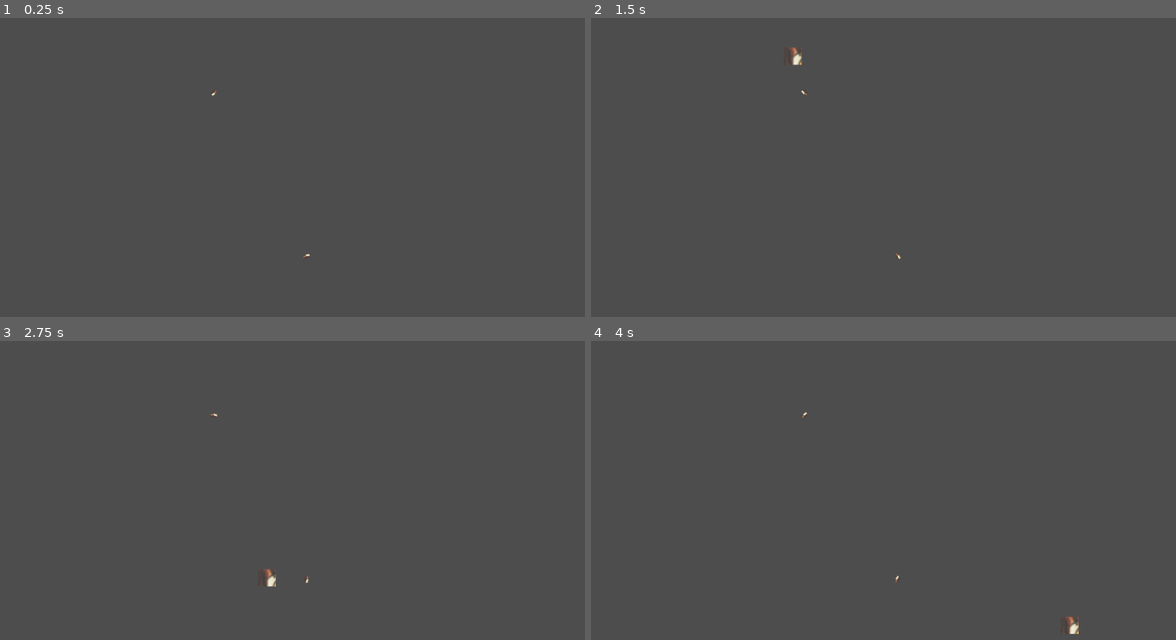
Above: before the commit, frames 1-4 (two rows, left to right).
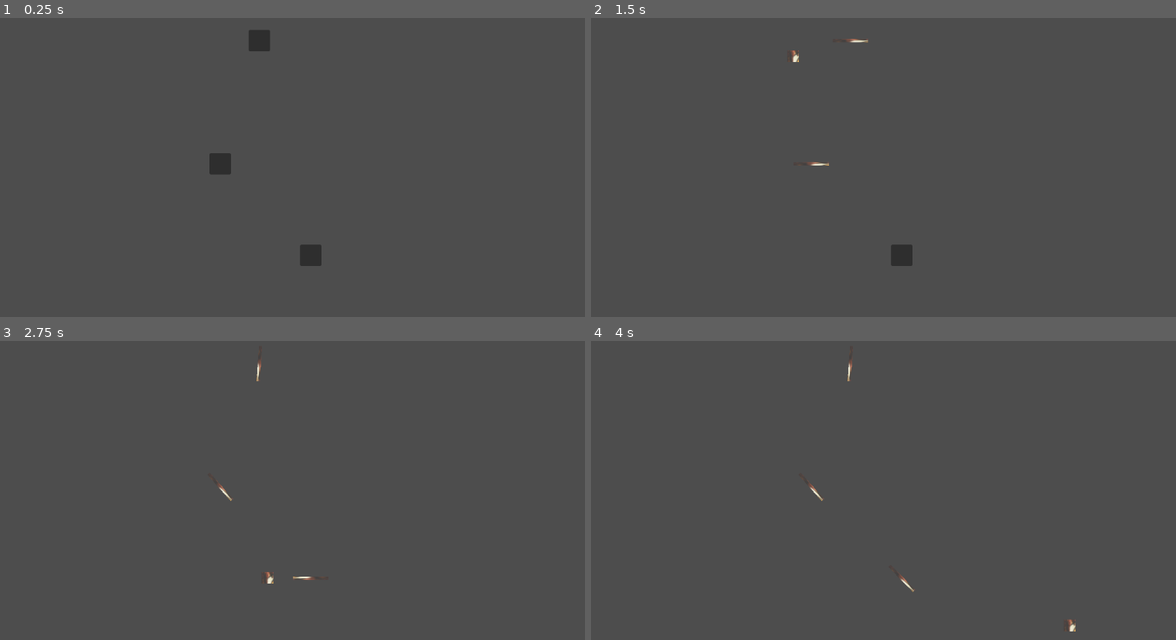
Above: after the commit, the same moments.

Repository: ensaylmkd/CMI_PROJECT
Game: Godot game, scene res://draft.tscn
The game is run twice, just before and just after one commit, with the same random seed, the same clock (stepped at 60 frames per second) and the same inputs.
Inputs (mouse positions are in pixels of both pictures, inside the frame that each line leads up to):
- Up to frame 1 (0.25 s): no input
- Up to frame 2 (1.5 s): click (848, 41) at 0.52 s; click (813, 164) at 1.27 s
- Up to frame 3 (2.75 s): click (310, 577) at 2.02 s
- Up to frame 4 (4 s): move the mouse to (1018, 493) at 2.77 s; move the mouse to (760, 526) at 3.52 s

The runs differ from the first frame. In frame 1, 0.8% of the frame differs, in the area x 35-55%, y 4-83%; in frame 2, 0.4%; in frame 3, 0.2%; in frame 4, 0.2%.

Commit message:
Add files via upload

Diff:
--- /dev/null
+++ b/CMI-PROJECT/bullet.gd
@@ -0,0 +1,15 @@
+extends RigidBody2D
+
+func _ready():
+	pass # Replace with function body.
+
+func _process(delta):
+	pass
+
+func target(t):
+	var direction = (t.global_position - self.global_position)
+	var angle = self.transform.x.angle_to(direction)
+	self.rotate(sign(angle)*min(0.17*10, abs(angle))) # delta ~= 0.17
+
+#func reset_rotation(default_rotation):
+#	self.rotation = default_rotation
--- a/CMI-PROJECT/bulletDraft.tscn
+++ b/CMI-PROJECT/bulletDraft.tscn
@@ -1,19 +1,20 @@
 [gd_scene load_steps=4 format=3 uid="uid://dfl1lidvmsctg"]
 
-[ext_resource type="Script" path="res://bulletDraft.gd" id="1_vrwby"]
+[ext_resource type="Script" path="res://bullet.gd" id="1_uvyxn"]
 [ext_resource type="Texture2D" uid="uid://cbdd7hhebmvkh" path="res://graphics/testing_plan.png" id="1_xuiih"]
 
 [sub_resource type="CircleShape2D" id="CircleShape2D_3hgc8"]
 
-[node name="bullet" type="StaticBody2D"]
-script = ExtResource("1_vrwby")
+[node name="bullet" type="RigidBody2D"]
+gravity_scale = 0.0
+script = ExtResource("1_uvyxn")
 
 [node name="CollisionShape2D" type="CollisionShape2D" parent="."]
 shape = SubResource("CircleShape2D_3hgc8")
 disabled = true
 
 [node name="Sprite2D" type="Sprite2D" parent="."]
-scale = Vector2(0.242424, 0.375)
+scale = Vector2(2, 0.1875)
 texture = ExtResource("1_xuiih")
 
 [node name="Area2D" type="Area2D" parent="."]
--- a/CMI-PROJECT/draft.tscn
+++ b/CMI-PROJECT/draft.tscn
@@ -9,6 +9,21 @@
 "points": PackedVector2Array(0, 0, 0, 0, -102, 66, 0, 0, 0, 0, 378, 77, 0, 0, 0, 0, 439, 82, 0, 0, 0, 0, 480, 103, 0, 0, 0, 0, 499, 134, 0, 0, 0, 0, 511, 182, 0, 0, 0, 0, 530, 447, 0, 0, 0, 0, 548, 488, 0, 0, 0, 0, 583, 514, 0, 0, 0, 0, 614, 531, 0, 0, 0, 0, 663, 537, 0, 0, 0, 0, 1277, 544)
 }
 point_count = 12
+
+[sub_resource type="Animation" id="Animation_debul"]
+length = 0.001
+tracks/0/type = "value"
+tracks/0/imported = false
+tracks/0/enabled = true
+tracks/0/path = NodePath(".:progress_ratio")
+tracks/0/interp = 1
+tracks/0/loop_wrap = true
+tracks/0/keys = {
+"times": PackedFloat32Array(0),
+"transitions": PackedFloat32Array(1),
+"update": 0,
+"values": [0.0]
+}
 
 [sub_resource type="Animation" id="Animation_q2ldb"]
 resource_name = "new_animation"
@@ -26,21 +41,6 @@
 "values": [0.0, 1.0]
 }
 
-[sub_resource type="Animation" id="Animation_debul"]
-length = 0.001
-tracks/0/type = "value"
-tracks/0/imported = false
-tracks/0/enabled = true
-tracks/0/path = NodePath(".:progress_ratio")
-tracks/0/interp = 1
-tracks/0/loop_wrap = true
-tracks/0/keys = {
-"times": PackedFloat32Array(0),
-"transitions": PackedFloat32Array(1),
-"update": 0,
-"values": [0.0]
-}
-
 [sub_resource type="AnimationLibrary" id="AnimationLibrary_nrvoj"]
 _data = {
 "RESET": SubResource("Animation_debul"),
@@ -54,26 +54,65 @@
 curve = SubResource("Curve2D_62nkg")
 
 [node name="PathFollow2D" type="PathFollow2D" parent="Path2D"]
-position = Vector2(-102, 66)
+position = Vector2(139.584, 71.5363)
+progress = 241.647
 rotates = false
 
 [node name="Ennemy" parent="Path2D/PathFollow2D" instance=ExtResource("1_4lnb5")]
 
-[node name="AnimationPlayer" type="AnimationPlayer" parent="Path2D/PathFollow2D"]
+[node name="AnimationPlayer" type="AnimationPlayer" parent="Path2D"]
+root_node = NodePath("../PathFollow2D")
 libraries = {
 "": SubResource("AnimationLibrary_nrvoj")
 }
 
-[node name="tour" parent="." instance=ExtResource("2_h0xge")]
-position = Vector2(432, 148)
-
-[node name="tour2" parent="." instance=ExtResource("2_h0xge")]
-position = Vector2(605, 454)
-
 [node name="Timer" type="Timer" parent="."]
 
 [node name="PosTow1" type="Marker2D" parent="."]
-position = Vector2(432, 148)
+position = Vector2(517, 51)
+
+[node name="tower" parent="PosTow1" instance=ExtResource("2_h0xge")]
+visible = false
+metadata/_edit_lock_ = true
+
+[node name="addTower" type="Button" parent="PosTow1"]
+editor_description = "1"
+offset_left = -20.0
+offset_top = -20.0
+offset_right = 20.0
+offset_bottom = 20.0
+metadata/_edit_lock_ = true
 
 [node name="PosTow2" type="Marker2D" parent="."]
-position = Vector2(605, 454)
+position = Vector2(444, 281)
+
+[node name="tower" parent="PosTow2" instance=ExtResource("2_h0xge")]
+visible = false
+metadata/_edit_lock_ = true
+
+[node name="addTower" type="Button" parent="PosTow2"]
+editor_description = "1"
+offset_left = -20.0
+offset_top = -20.0
+offset_right = 20.0
+offset_bottom = 20.0
+metadata/_edit_lock_ = true
+
+[node name="PosTow3" type="Marker2D" parent="."]
+position = Vector2(613, 452)
+
+[node name="tower" parent="PosTow3" instance=ExtResource("2_h0xge")]
+visible = false
+metadata/_edit_lock_ = true
+
+[node name="addTower" type="Button" parent="PosTow3"]
+editor_description = "1"
+offset_left = -20.0
+offset_top = -20.0
+offset_right = 20.0
+offset_bottom = 20.0
+metadata/_edit_lock_ = true
+
+[connection signal="pressed" from="PosTow1/addTower" to="PosTow1/tower" method="_on_add_tower_pressed"]
+[connection signal="pressed" from="PosTow2/addTower" to="PosTow2/tower" method="_on_add_tower_pressed"]
+[connection signal="pressed" from="PosTow3/addTower" to="PosTow3/tower" method="_on_add_tower_pressed"]
--- a/CMI-PROJECT/ennemyDraft.tscn
+++ b/CMI-PROJECT/ennemyDraft.tscn
@@ -29,7 +29,10 @@
 shape = SubResource("CircleShape2D_4lwiv")
 
 [node name="BodyCollision" type="CollisionShape2D" parent="."]
+visible = false
 shape = SubResource("CircleShape2D_wd7o5")
+disabled = true
 
 [node name="AnimatedSprite2D" type="AnimatedSprite2D" parent="."]
+scale = Vector2(0.666667, 0.6875)
 sprite_frames = SubResource("SpriteFrames_wsh3u")
--- a/CMI-PROJECT/level.gd
+++ b/CMI-PROJECT/level.gd
@@ -17,15 +17,15 @@
 # On peut la comparer à la fonction main() en language C
 # Cette fonction ne sera lue qu'une seule fois (à part si elle est rappelée)
 func _ready():
+	# Test d'avancer d'un ennemi
 	print(follow.get_progress_ratio())
-	$Path2D/PathFollow2D/AnimationPlayer.play("new_animation")
-	pass
-
+	$Path2D/AnimationPlayer.play("new_animation")
 
 # Cette fonction est lue en boucle tant que le noeud à qui le script est lié est dans la "current scene"
 func _process(delta):
+	if $Path2D/PathFollow2D.progress_ratio == 1:
+		$Path2D/AnimationPlayer.play("new_animation")
 	pass
-
 
 func next_vague():
 	pass
--- a/CMI-PROJECT/tour.gd
+++ b/CMI-PROJECT/tour.gd
@@ -3,6 +3,11 @@
 
 # Chaque tour aura une variable personnalisée pour informer quelle type de tour elle est
 @export var type: int = 0 # 0 = Niveau de départ <=> la tour n'est pas encore construite
+
+@onready var bullet = $bullet
+
+var ennemy_in = false
+var ennemy: Area2D = null
 
 # (en gdscript, on déclare une fonction avec func et une variable avec var)
 
@@ -10,17 +15,33 @@
 # On peut la comparer à la fonction main() en language C
 # Cette fonction ne sera lue qu'une seule fois (à part si elle est rappelée)
 func _ready():
+#	bullet.reset_rotation(default_rotation)
 	pass
 
 
 # Cette fonction est lue en boucle tant que le noeud à qui le script est lié est dans la "current scene"
 func _process(delta):
-	pass
+	if ennemy_in and self.visible:
+		bullet.target(ennemy)
 
 
 func _on_area_2d_area_entered(area):
-	print("Ennemy in the area")
+	if self.visible:
+		print("Ennemy in the area")
+		ennemy_in = true
+		ennemy = area
 
 
 func _on_area_2d_area_exited(area):
-	print("Ennemy out of the area")
+	if self.visible:
+		print("Ennemy out of the area")
+		ennemy_in = false
+		ennemy = null
+#	bullet.reset_rotation(default_rotation)
+#	print(bullet.rotation)
+
+
+func _on_add_tower_pressed():
+	self.show()
+	if self.get_node("../addTower"):
+		self.get_node("../addTower").hide()
--- a/CMI-PROJECT/tourDraft.tscn
+++ b/CMI-PROJECT/tourDraft.tscn
@@ -8,6 +8,66 @@
 
 [sub_resource type="CircleShape2D" id="CircleShape2D_tvfd1"]
 radius = 17.0294
+
+[sub_resource type="Animation" id="Animation_i3vu0"]
+resource_name = "bullet_exit"
+tracks/0/type = "value"
+tracks/0/imported = false
+tracks/0/enabled = true
+tracks/0/path = NodePath("bullet:modulate")
+tracks/0/interp = 1
+tracks/0/loop_wrap = true
+tracks/0/keys = {
+"times": PackedFloat32Array(0, 0.9),
+"transitions": PackedFloat32Array(1, 1),
+"update": 0,
+"values": [Color(1, 1, 1, 1), Color(1, 1, 1, 0)]
+}
+tracks/1/type = "value"
+tracks/1/imported = false
+tracks/1/enabled = true
+tracks/1/path = NodePath("bullet:position")
+tracks/1/interp = 1
+tracks/1/loop_wrap = true
+tracks/1/keys = {
+"times": PackedFloat32Array(1),
+"transitions": PackedFloat32Array(1),
+"update": 0,
+"values": [Vector2(0, 0)]
+}
+
+[sub_resource type="Animation" id="Animation_uw1x0"]
+length = 0.001
+tracks/0/type = "value"
+tracks/0/imported = false
+tracks/0/enabled = true
+tracks/0/path = NodePath("bullet:modulate")
+tracks/0/interp = 1
+tracks/0/loop_wrap = true
+tracks/0/keys = {
+"times": PackedFloat32Array(0),
+"transitions": PackedFloat32Array(1),
+"update": 0,
+"values": [Color(1, 1, 1, 1)]
+}
+tracks/1/type = "value"
+tracks/1/imported = false
+tracks/1/enabled = true
+tracks/1/path = NodePath("bullet:position")
+tracks/1/interp = 1
+tracks/1/loop_wrap = true
+tracks/1/keys = {
+"times": PackedFloat32Array(0),
+"transitions": PackedFloat32Array(1),
+"update": 0,
+"values": [Vector2(0, 0)]
+}
+
+[sub_resource type="AnimationLibrary" id="AnimationLibrary_b85hv"]
+_data = {
+"RESET": SubResource("Animation_uw1x0"),
+"bullet_exit": SubResource("Animation_i3vu0")
+}
 
 [node name="tour" type="StaticBody2D"]
 script = ExtResource("1_23wbe")
@@ -20,7 +80,12 @@
 [node name="CollisionShape2D" type="CollisionShape2D" parent="."]
 shape = SubResource("CircleShape2D_tvfd1")
 
-[node name="StaticBody2D" parent="." instance=ExtResource("2_rch7j")]
+[node name="bullet" parent="." instance=ExtResource("2_rch7j")]
+
+[node name="AnimationPlayer" type="AnimationPlayer" parent="."]
+libraries = {
+"": SubResource("AnimationLibrary_b85hv")
+}
 
 [connection signal="area_entered" from="Area2D" to="." method="_on_area_2d_area_entered"]
 [connection signal="area_exited" from="Area2D" to="." method="_on_area_2d_area_exited"]
Not shown: 1 places in CMI-PROJECT/tourDraft.tscn that only renumber resources
